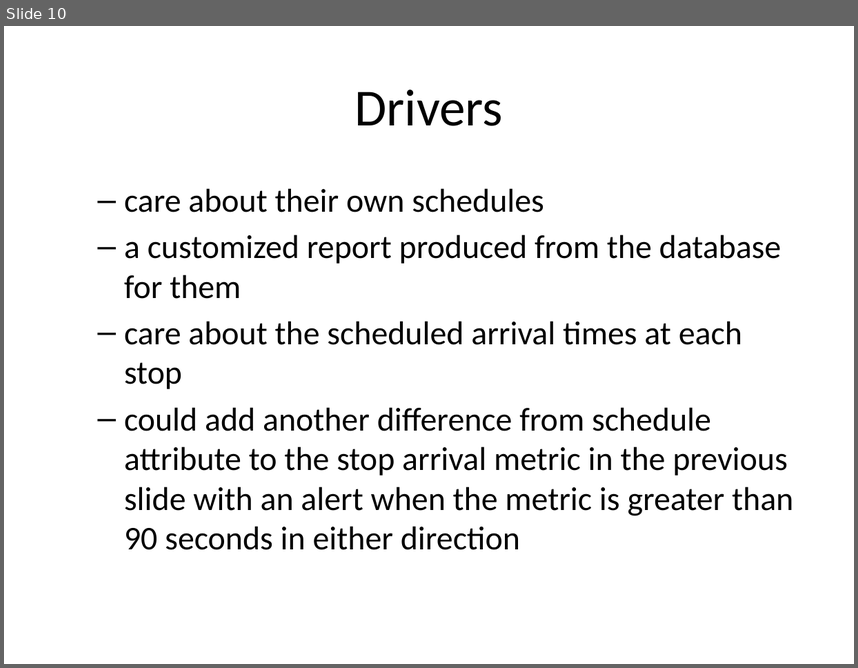
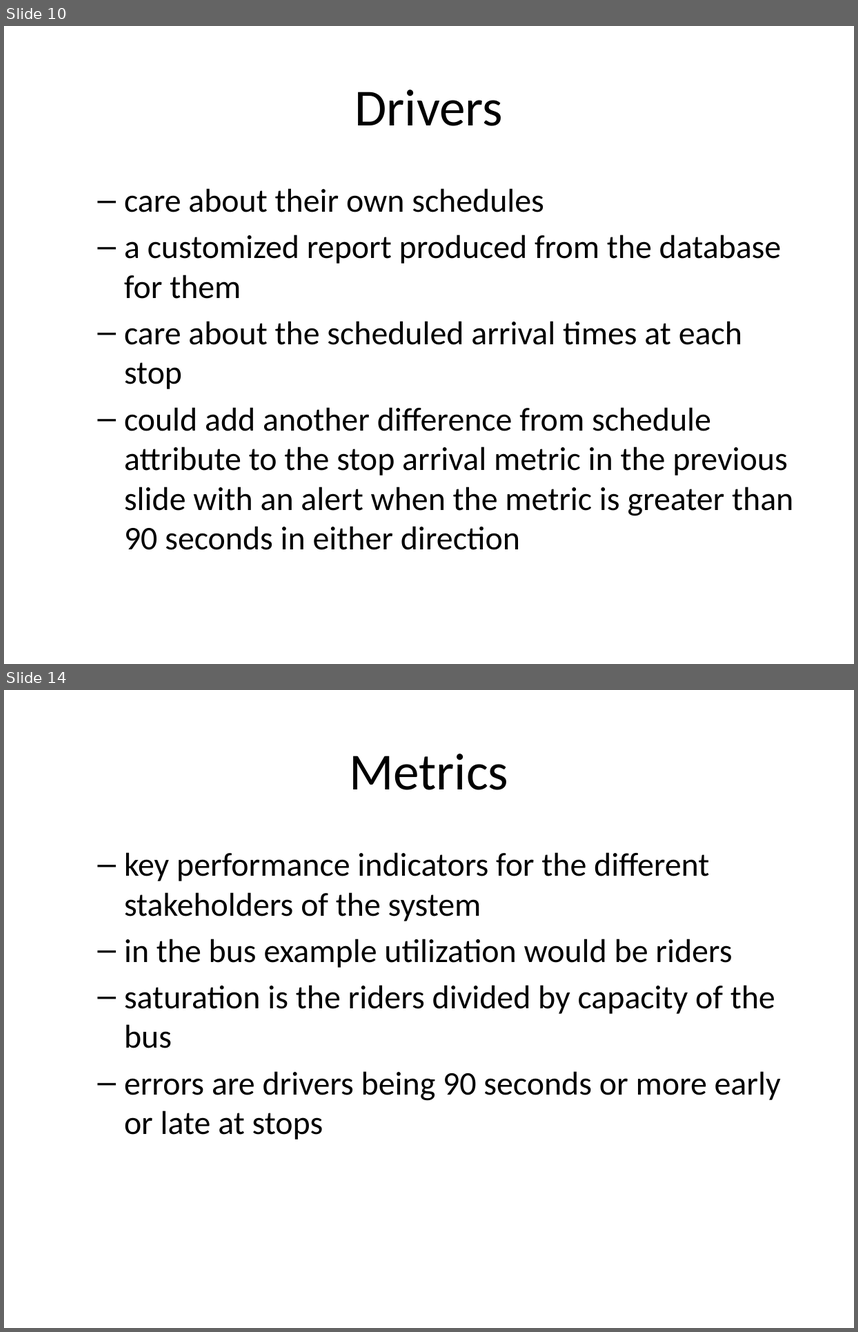
Before and after one commit to rhildred/INFO8985, a slide deck: observability/slides.pptx. Shown one above the other, each under a label of ours: slide 10 before the commit, slides 10 and 14 after it; the slides between them are not shown. The pictures are 858x668 and 858x1332 pixels, drawn with LibreOffice and Linux fonts; fonts in the diff are those of the drawing. Boxes give left, top, right and bottom in pixels: in the first picture for what was removed or moved away, otherwise in the second. Text is boxed around its words. In the diff, an @@ line names an element or a change of style, - is before the commit and + after.

```diff
--- a/observability/slides.pptx
+++ b/observability/slides.pptx
@@ slide 14 added at bbox=[4, 690, 854, 1328], background #FFFFFF @@
@@ title added at bbox=[349, 753, 508, 790], 44 pt, text #000000 @@
+Metrics
@@ text added at bbox=[124, 852, 781, 1139], 28 pt, text #000000 @@
+  – key performance indicators for the different stakeholders of the system
+  – in the bus example utilization would be riders
+  – saturation is the riders divided by capacity of the bus
+  – errors are drivers being 90 seconds or more early or late at stops
```
Also in this commit, not shown: 5 slides changed, 6 other slides added, 17 other files.
